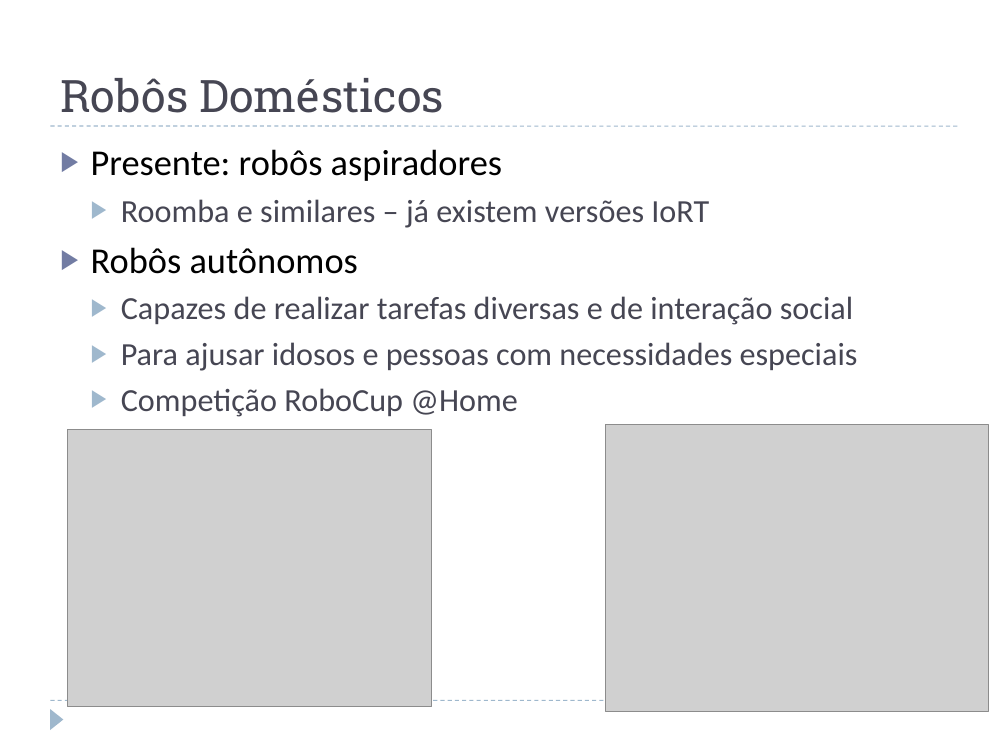
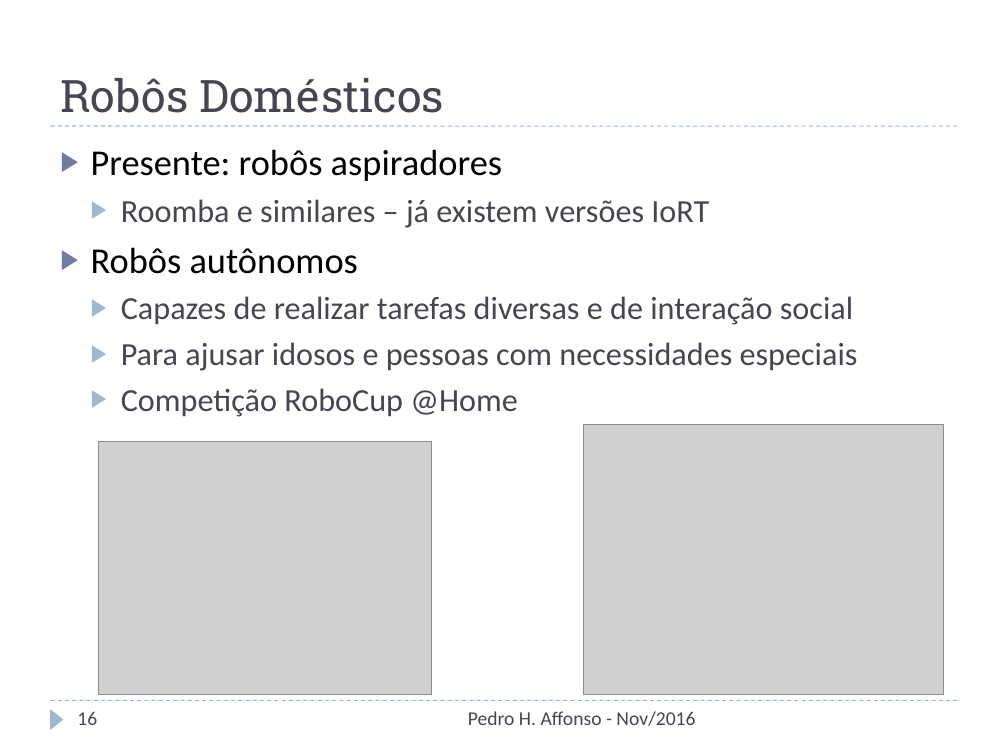
Before and after one commit to phaffonso/mo809-pedro, a slide deck: slide 16 of Internet das Coisas (IoT) e Robótica.pptx (slide 14 before the commit). Drawn at 1008x756 pixels with LibreOffice and Linux fonts; fonts in the diff are those of the drawing; grey boxes stand for pictures. Boxes give left, top, right and bottom in pixels: in the first picture for what was removed or moved away, otherwise in the second. Text is boxed around its words. In the diff, an @@ line names an element or a change of style, - is before the commit and + after.

```diff
--- a/Internet das Coisas (IoT) e Robótica.pptx
+++ b/Internet das Coisas (IoT) e Robótica.pptx
@@ picture: place and size @@
-picture at box(68, 429, 432, 707)
+picture at box(99, 442, 431, 695)
@@ picture: place and size @@
-picture at box(606, 424, 988, 712)
+picture at box(584, 424, 943, 695)
@@ page number added at box(77, 711, 97, 725), 14 pt, text #464653 @@
+16
@@ text added at box(468, 711, 695, 726), 14 pt, text #464653 @@
+Pedro H. Affonso - Nov/2016
```
Also in this commit, not shown: 16 other slides changed, 3 slides added, 1 slide removed, 1 other file.
